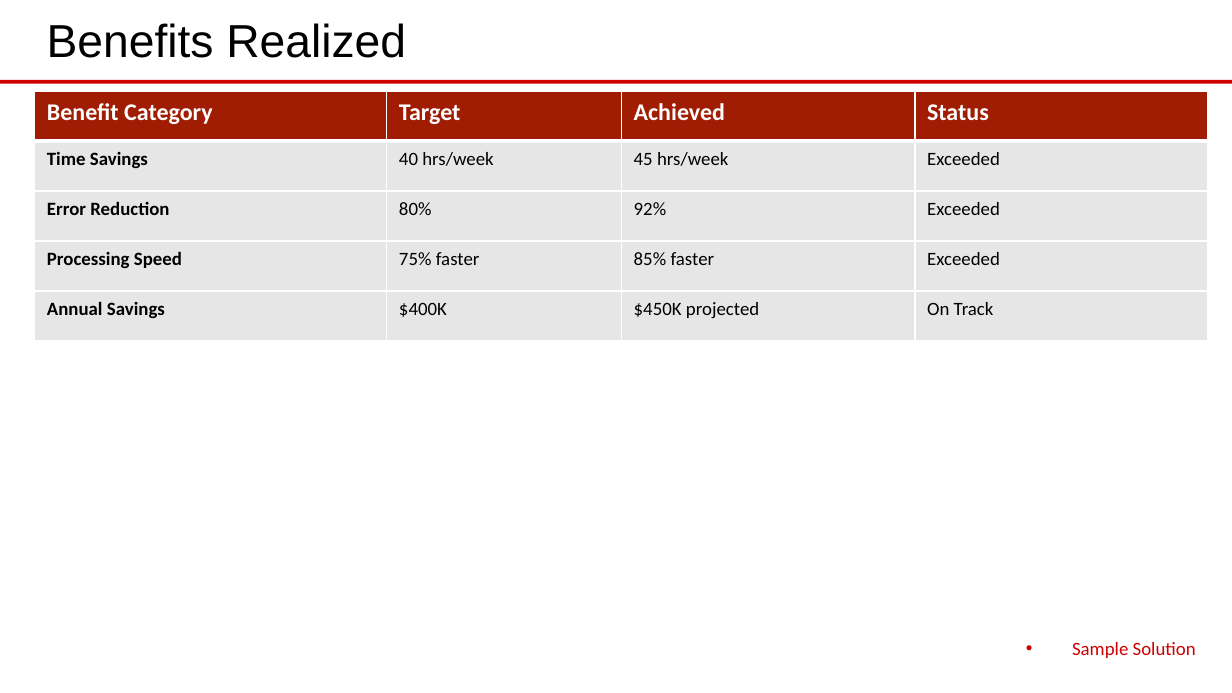
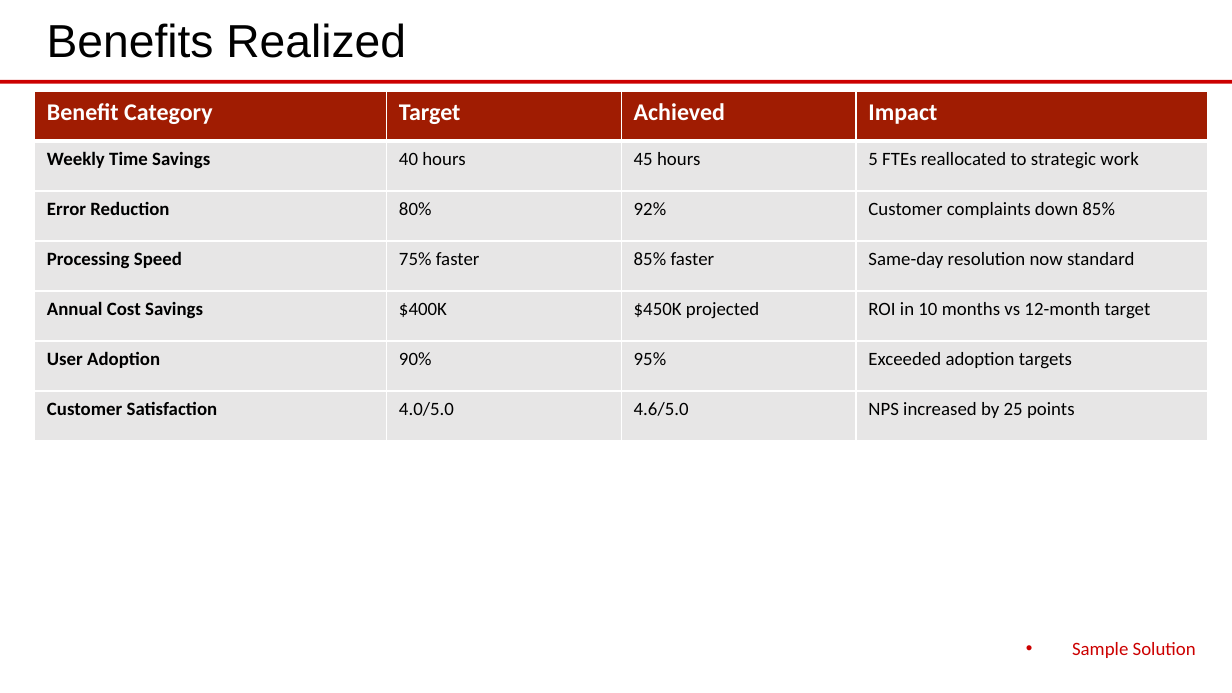
Before and after one commit to eoframework/solutions, a slide deck: slide 6 of solution-template/sample-provider/sample-category/sample-solution/delivery/closeout-presentation.pptx. Drawn at 1232x693 pixels with LibreOffice and Linux fonts; fonts in the diff are those of the drawing. Boxes give left, top, right and bottom in pixels: in the first picture for what was removed or moved away, otherwise in the second. Text is boxed around its words. In the diff, an @@ line names an element or a change of style, - is before the commit and + after.

```diff
--- a/solution-template/sample-provider/sample-category/sample-solution/delivery/closeout-presentation.pptx
+++ b/solution-template/sample-provider/sample-category/sample-solution/delivery/closeout-presentation.pptx
@@ table at [34, 91, 1210, 441] @@
-row 1: Benefit Category | Target | Achieved | Status
-row 2: Time Savings | 40 hrs/week | 45 hrs/week | Exceeded
-row 3: Error Reduction | 80% | 92% | Exceeded
-row 4: Processing Speed | 75% faster | 85% faster | Exceeded
-row 5: Annual Savings | $400K | $450K projected | On Track
+row 1: Benefit Category | Target | Achieved | Impact
+row 2: Weekly Time Savings | 40 hours | 45 hours | 5 FTEs reallocated to strategic work
+row 3: Error Reduction | 80% | 92% | Customer complaints down 85%
+row 4: Processing Speed | 75% faster | 85% faster | Same-day resolution now standard
+row 5: Annual Cost Savings | $400K | $450K projected | ROI in 10 months vs 12-month target
+row 6: User Adoption | 90% | 95% | Exceeded adoption targets
+row 7: Customer Satisfaction | 4.0/5.0 | 4.6/5.0 | NPS increased by 25 points
```
Also in this commit, not shown: 5 other slides changed, 4 slides added, 5 slides removed, 1 other file.
